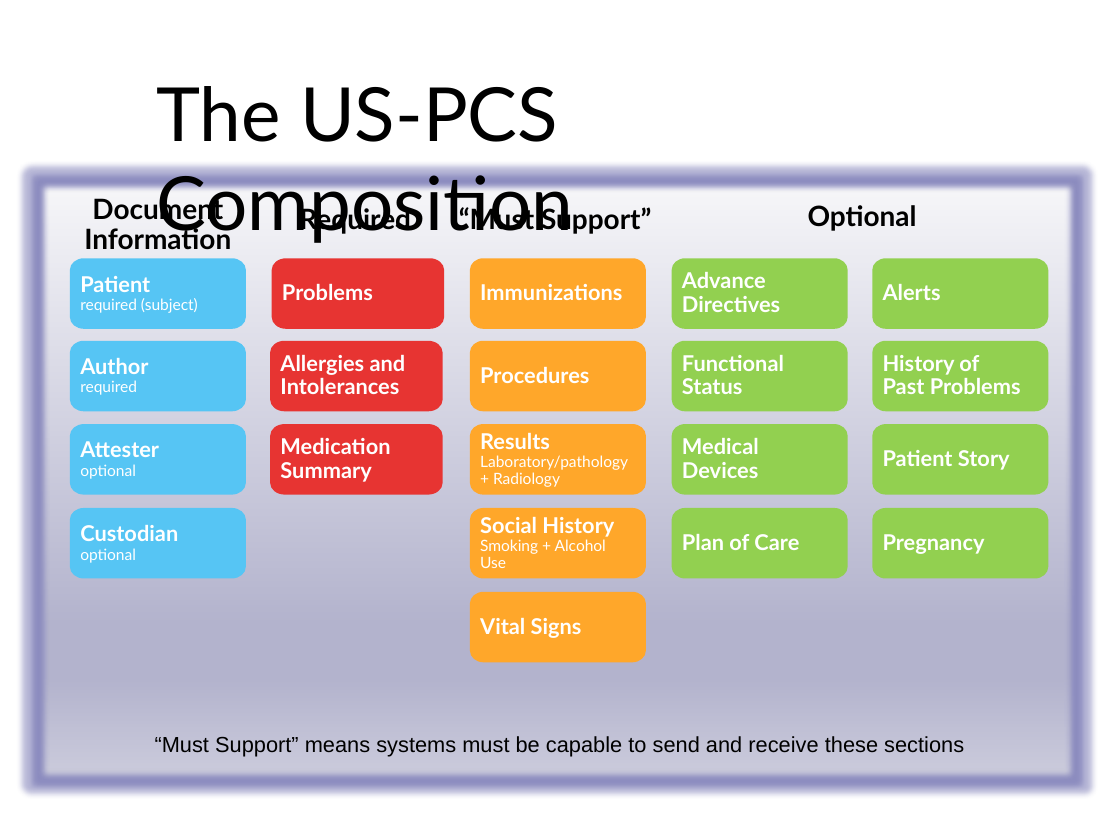
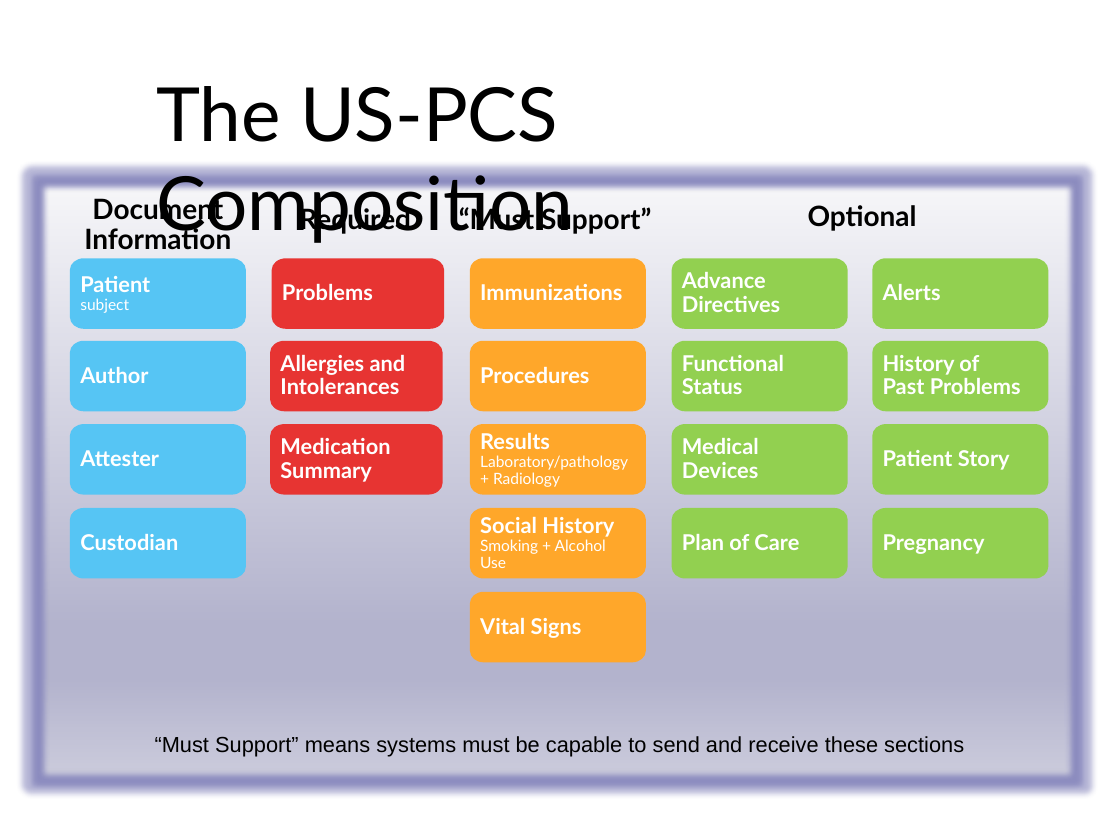
Before and after one commit to HL7/us-fhir-ps, a slide deck: slide 2 of US-PCS ballot images 2026.pptx. Drawn at 1120x840 pixels with LibreOffice and Linux fonts; fonts in the diff are those of the drawing. Boxes give left, top, right and bottom in pixels: in the first picture for what was removed or moved away, otherwise in the second. Text is boxed around its words. In the diff, an @@ line names an element or a change of style, - is before the commit and + after.

Commit message:
Updating PPTX only

```diff
--- a/US-PCS ballot images 2026.pptx
+++ b/US-PCS ballot images 2026.pptx
@@ text in freeform shape at box(80, 276, 150, 313): text changed; size 10 to 14 pt; bold on @@
-Patient
-required (subject)
+Patient
+subject
@@ text in freeform shape at box(80, 367, 148, 383): text changed; size 10 to 14 pt; bold on @@
-Author
-required
+Author
@@ text in freeform shape at box(80, 450, 159, 466): text changed @@
-Attester
-optional
+Attester
@@ text in freeform shape at box(80, 534, 178, 550): text changed @@
-Custodian
-optional
+Custodian
```
